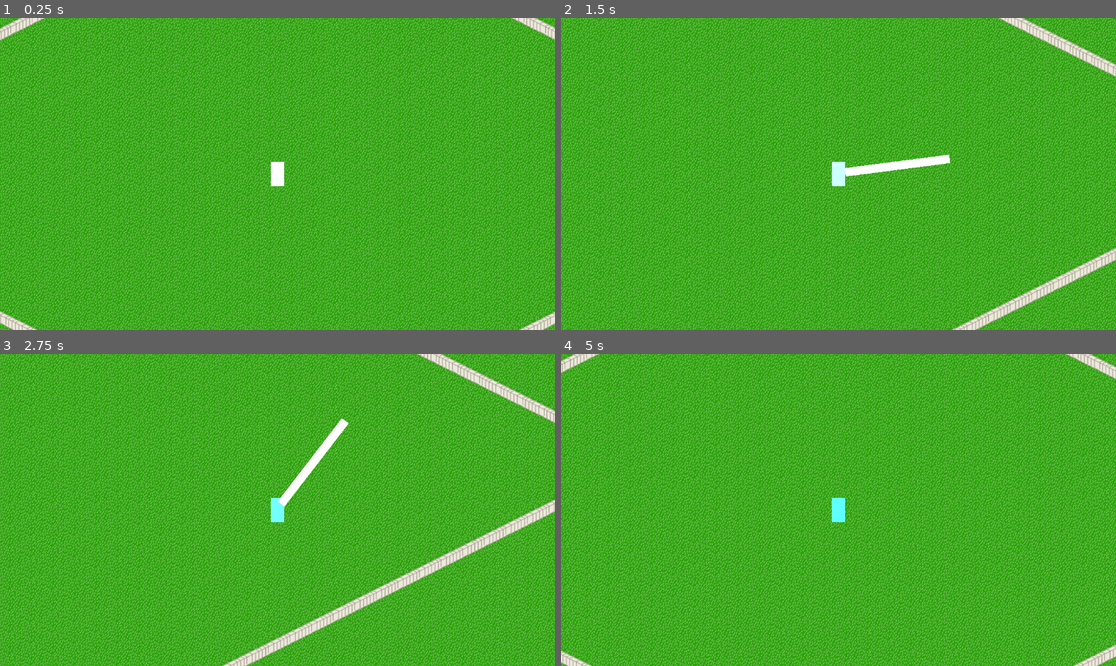
Above: before the commit, frames 1-4 (two rows, left to right).
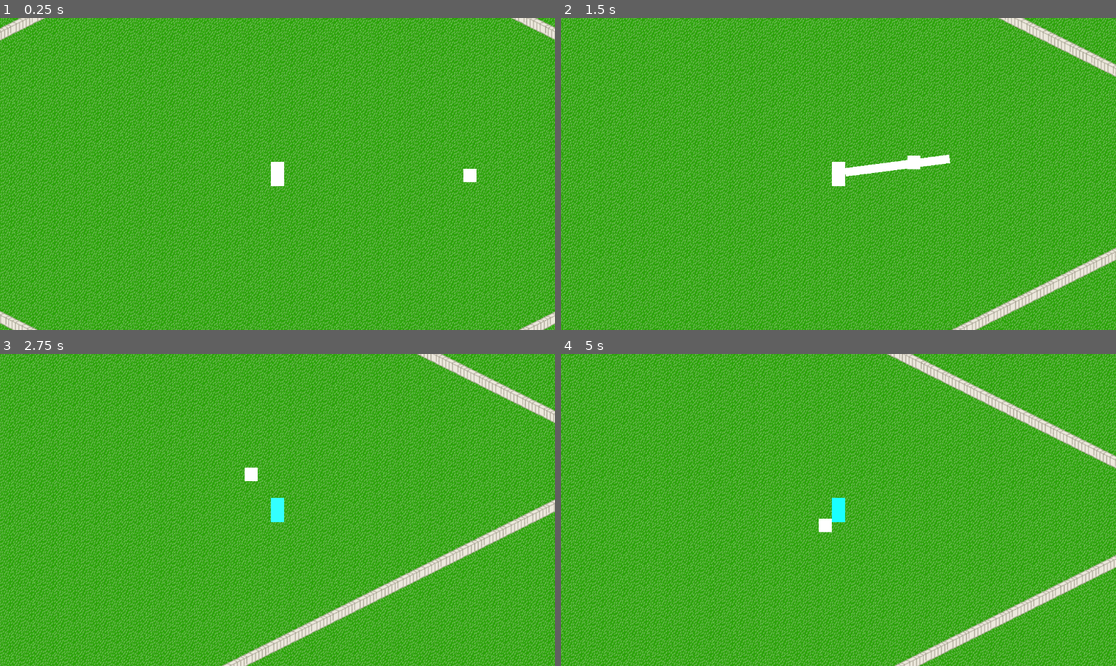
Above: after the commit, the same moments.

Repository: airo4858/rogue_like
Game: Godot game, scene res://main.tscn
Two runs of this game, one before a commit and one after it. Both use one fixed random seed, a clock stepped at 60 frames per second and the inputs below.
Inputs (mouse positions are in pixels of both pictures, inside the frame that each line leads up to):
- Up to frame 1 (0.25 s): no input
- Up to frame 2 (1.5 s): tap Enter at 0.5 s; move the mouse to (960, 158) at 0.52 s; press the mouse at (960, 158) at 0.53 s; hold D (move_right) 0.53-1.28 s; tap Space (jump) at 0.77, 1.07 s; right-click (960, 158) at 0.8 s; move the mouse to (727, 189) at 1.27 s; release the mouse at (727, 189) at 1.28 s; hold S (move_down) from 1.28 s (still down); right-click (727, 189) at 1.35 s
- Up to frame 3 (2.75 s): tap Space (jump) at 1.52, 1.55, 1.82 s; move the mouse to (333, 441) at 2.02 s; release S (move_down) at 2.03 s; hold D (move_right) from 2.03 s (still down); hold Space (jump) from 2.03 s (still down); click (333, 441) at 2.3 s
- Up to frame 4 (5 s): move the mouse to (810, 572) at 2.77 s; release D (move_right) at 2.78 s; release Space (jump) at 2.78 s; hold W (move_up) 2.78-3.53 s; click (810, 572) at 2.85 s; tap Space (jump) at 3.02, 3.32, 3.77, 3.8, 4.07, 4.52, 4.82 s; right-click (810, 572) at 3.05 s; move the mouse to (1005, 556) at 3.52 s; hold Right mouse button (sweep) 3.53-4.28 s; hold A (move_left) from 3.53 s (still down); move the mouse to (672, 463) at 4.27 s; click (672, 463) at 4.35 s

The runs differ from the first frame. In frame 1, 0.1% of the frame differs, in the area x 83-86%, y 48-53%; in frame 2, 0.2%; in frame 3, 0.8%; in frame 4, 52%, in the area x 0-100%, y 0-100%.

Commit message:
made enemy states work

Diff:
--- /dev/null
+++ b/attack_enemy1.gd
@@ -0,0 +1,10 @@
+extends State
+class_name Enemy1_Attack
+
+var target: CharacterBody2D
+
+func initialize():
+	pass
+
+func process_state(delta: float):
+	print("Attacking")
--- a/chasing_enemy1.gd
+++ b/chasing_enemy1.gd
@@ -3,12 +3,23 @@
 
 @export var chase_speed: float = 55.0
 var target: CharacterBody2D
+var attacking_state : State
+var idle_state : State
 var hitbox : Area2D
+var attack : Area2D
+var detection : Area2D
+var potential_attack : Array
+var leave_detection : Array
 
 func initialize():
-	hitbox = get_node("HitboxShape")
+	hitbox = body.get_node("Hitbox")
+	attack = body.get_node("Attack")
+	detection = body.get_node("Detection")
+	attacking_state = get_parent().get_node("Attacking")
+	idle_state = get_parent().get_node("Idle")
 
 func process_state(delta: float):
+	print("Chasing")
 	body.velocity = (target.position - body.position).normalized() * chase_speed
 	body.move_and_slide()
 	var hit_targets = hitbox.get_overlapping_bodies()
@@ -16,6 +27,16 @@
 	var direction = (target.position - body.position).normalized()
 	var angle = rad_to_deg(body.velocity.angle()) + 180
 
+	leave_detection = detection.get_overlapping_bodies()
+	potential_attack = attack.get_overlapping_bodies()
+
+	if (leave_detection.is_empty()):
+		change_state.emit(idle_state, "Idle")
+
+	if (not potential_attack.is_empty()):
+		attacking_state.target = (potential_attack[0] as CharacterBody2D)
+		change_state.emit(attacking_state, "Attacking")
+
 	#if (not hit_targets.is_empty()):
 		#get_tree().get_root().get_node("Main/Player").hurt(1)
 		#body.queue_free()
--- a/enemy1.tscn
+++ b/enemy1.tscn
@@ -1,9 +1,10 @@
-[gd_scene load_steps=9 format=3 uid="uid://bjktnyqj04sp4"]
+[gd_scene load_steps=11 format=3 uid="uid://bjktnyqj04sp4"]
 
 [ext_resource type="Script" path="res://enemy_1.gd" id="1_7l60d"]
 [ext_resource type="Script" path="res://idle_enemy1.gd" id="1_hgt82"]
 [ext_resource type="Script" path="res://state_machine.gd" id="2_xpb28"]
 [ext_resource type="Script" path="res://chasing_enemy1.gd" id="4_rl46d"]
+[ext_resource type="Script" path="res://attack_enemy1.gd" id="5_c3vkm"]
 
 [sub_resource type="CanvasTexture" id="CanvasTexture_xv071"]
 
@@ -11,10 +12,13 @@
 size = Vector2(19, 20)
 
 [sub_resource type="CircleShape2D" id="CircleShape2D_1e2wm"]
-radius = 102.005
+radius = 182.011
 
 [sub_resource type="RectangleShape2D" id="RectangleShape2D_6exxq"]
 size = Vector2(19, 20)
+
+[sub_resource type="CircleShape2D" id="CircleShape2D_3xutn"]
+radius = 36.0139
 
 [node name="Enemy1" type="CharacterBody2D" groups=["Enemy"]]
 script = ExtResource("1_7l60d")
@@ -28,8 +32,9 @@
 position = Vector2(-0.5, 0)
 shape = SubResource("RectangleShape2D_dggi7")
 
-[node name="StateMachine" type="Node" parent="."]
+[node name="StateMachine" type="Node" parent="." node_paths=PackedStringArray("initial_state")]
 script = ExtResource("2_xpb28")
+initial_state = NodePath("Idle")
 
 [node name="Idle" type="Node" parent="StateMachine"]
 script = ExtResource("1_hgt82")
@@ -37,7 +42,12 @@
 [node name="Chasing" type="Node" parent="StateMachine"]
 script = ExtResource("4_rl46d")
 
+[node name="Attacking" type="Node" parent="StateMachine"]
+script = ExtResource("5_c3vkm")
+
 [node name="Detection" type="Area2D" parent="."]
+collision_layer = 0
+collision_mask = 16
 
 [node name="DetectionRange" type="CollisionShape2D" parent="Detection"]
 shape = SubResource("CircleShape2D_1e2wm")
@@ -47,3 +57,10 @@
 [node name="HitboxShape" type="CollisionShape2D" parent="Hitbox"]
 position = Vector2(-0.5, 0)
 shape = SubResource("RectangleShape2D_6exxq")
+
+[node name="Attack" type="Area2D" parent="."]
+collision_layer = 0
+collision_mask = 16
+
+[node name="AttackShape" type="CollisionShape2D" parent="Attack"]
+shape = SubResource("CircleShape2D_3xutn")
--- a/idle_enemy1.gd
+++ b/idle_enemy1.gd
@@ -3,14 +3,17 @@
 
 var detect_range : Area2D
 var chasing_state : State
+var potential_targets : Array
 
 func initialize():
-	detect_range = get_node("DetectionRange")
+	detect_range = body.get_node("Detection")
 	chasing_state = get_parent().get_node("Chasing")
 
 func process_state(delta: float):
-	var potential_targets = detect_range.get_overlapping_bodies()
+	print("Idle")
+
+	potential_targets = detect_range.get_overlapping_bodies()
 
 	if (not potential_targets.is_empty()):
 		chasing_state.target = (potential_targets[0] as CharacterBody2D)
-		change_state.emit(chasing_state)
+		change_state.emit(chasing_state, "Chasing")
--- a/main.tscn
+++ b/main.tscn
@@ -7,6 +7,7 @@
 [ext_resource type="Texture2D" uid="uid://byp5ogq4dcaqi" path="res://Isometric Grass Block 1.png" id="4_38iw3"]
 [ext_resource type="PackedScene" uid="uid://b7f1653id1i3k" path="res://player.tscn" id="5_sxxdb"]
 [ext_resource type="Texture2D" uid="uid://qsjwlftjawi3" path="res://Isometric Tree 3x3 Block (1).png" id="6_qxpkr"]
+[ext_resource type="PackedScene" uid="uid://bjktnyqj04sp4" path="res://enemy1.tscn" id="8_v5vhg"]
 
 [sub_resource type="TileSetAtlasSource" id="TileSetAtlasSource_sa6vg"]
 texture = ExtResource("2_h42dc")
@@ -67,6 +68,9 @@
 y_sort_enabled = true
 position = Vector2(383, 185)
 
+[node name="Enemy1" parent="." instance=ExtResource("8_v5vhg")]
+position = Vector2(669, 187)
+
 [node name="Map Collisions" type="CharacterBody2D" parent="."]
 
 [node name="BottomLeftFence" type="CollisionShape2D" parent="Map Collisions"]
--- a/player.gd
+++ b/player.gd
@@ -10,32 +10,40 @@
 	if can_jump == true:
 		var initial_player_position = self.position
 		can_jump = false
+		can_sweep = false
+		can_stab = false
 		$AnimationPlayer.play("beta_jump")
 		await $AnimationPlayer.animation_finished
 		var overlap = $CollisionArea.get_overlapping_bodies()
 		if overlap.size() > 1:
 			self.position = initial_player_position
 		can_jump = true
+		can_sweep = true
+		can_stab = true
 
 func sweep(event):
 	if can_sweep == true:
 		can_sweep = false
 		can_stab = false
+		can_jump = false
 		get_node("Sweep").look_at(get_global_mouse_position())
 		$AnimationPlayer.play("sweep_attack")
 		await $AnimationPlayer.animation_finished
 		can_sweep = true
 		can_stab = true
+		can_jump = true
 
 func stab(event):
 	if can_stab == true:
 		can_stab = false
 		can_sweep = false
+		can_jump = false
 		get_node("Stab").look_at(get_global_mouse_position())
 		$AnimationPlayer.play("stab_attack")
 		await $AnimationPlayer.animation_finished
 		can_stab = true
 		can_sweep = true
+		can_jump = true
 
 func _physics_process(delta):
 	if self.velocity == Vector2(0,1) * move_speed or self.velocity == Vector2(0,-1) * move_speed:
--- a/player.tscn
+++ b/player.tscn
@@ -286,6 +286,7 @@
 size = Vector2(20, 40)
 
 [node name="Player" type="CharacterBody2D" groups=["Player"]]
+collision_layer = 17
 script = ExtResource("1_vwqdy")
 
 [node name="BetaSprite" type="Sprite2D" parent="."]
--- a/state.gd
+++ b/state.gd
@@ -2,6 +2,7 @@
 class_name State
 
 signal change_state(new_state: State)
+var body : CharacterBody2D
 
 #var main_sprite : Sprite2D
 #var body : CharacterStateMachine
--- a/state_machine.gd
+++ b/state_machine.gd
@@ -9,7 +9,9 @@
 	for child in get_children():
 		if child is State:
 			states[child.name] = child
-			child.change_state(on_state_change)
+			child.change_state.connect(on_state_change)
+			child.body = get_parent()
+			child.initialize()
 	if initial_state:
 		initial_state.on_enter_state()
 		current_state = initial_state
@@ -23,15 +25,11 @@
 		current_state.physics_process_state(delta)
 
 func on_state_change(state, new_state_name):
-	if state != current_state:
-		return
-
-	var new_state = states.get(new_state_name)
-	if !new_state:
+	if state == current_state:
 		return
 
 	if current_state:
 		current_state.on_exit_state()
 
-	new_state.on_enter_state()
-	current_state = new_state
+	state.on_enter_state()
+	current_state = state
Not shown: 1 places in main.tscn that only renumber resources
